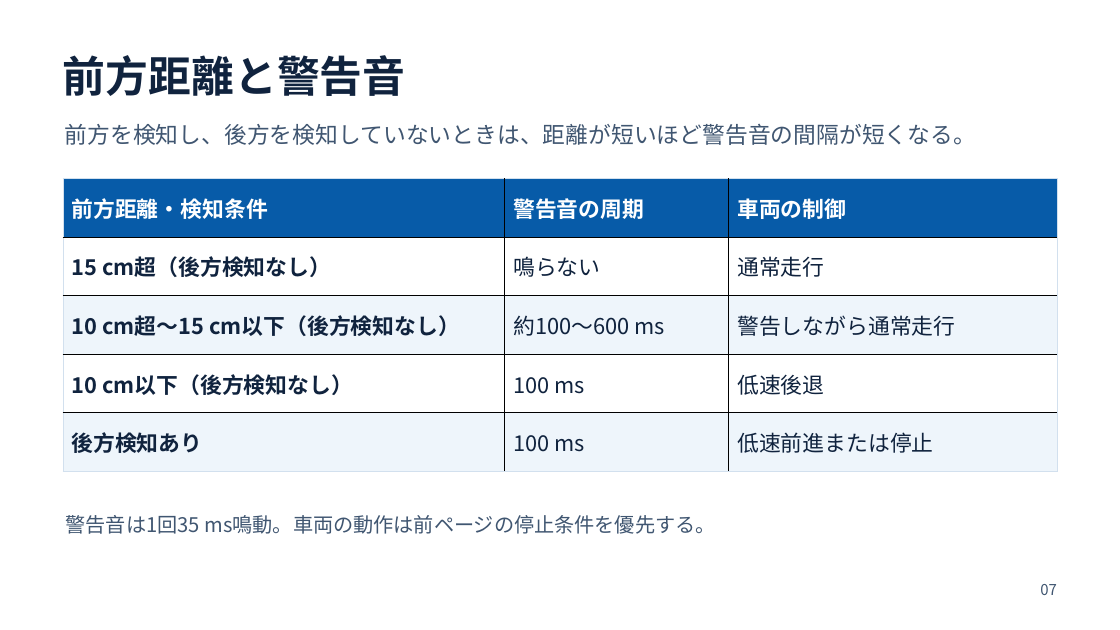
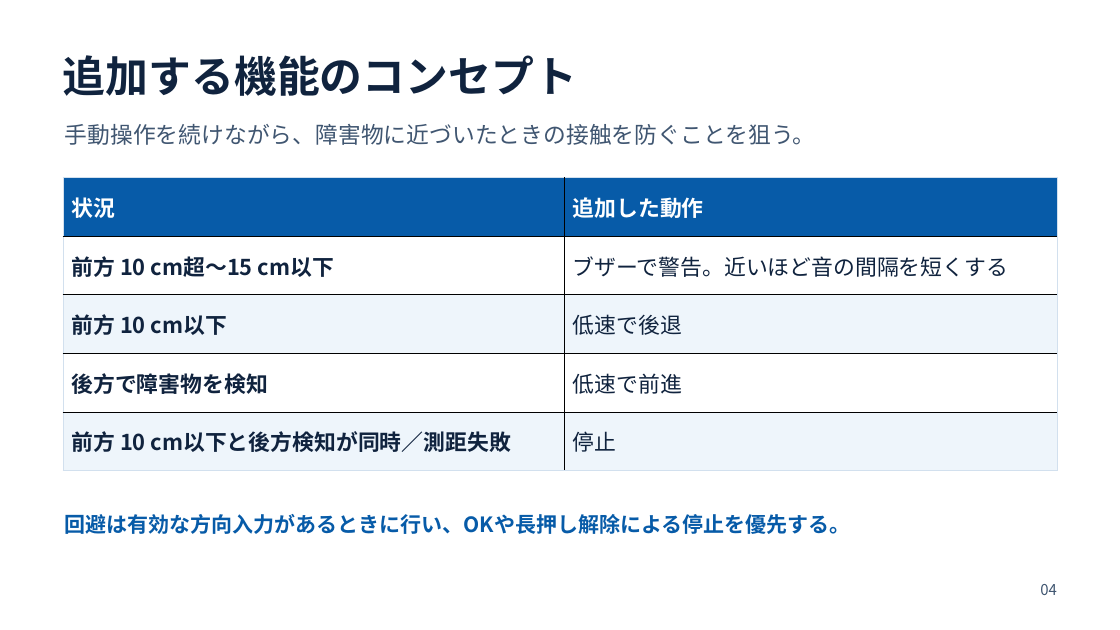
Before and after one commit to aaa1550/-, a slide deck: slide 4 of docs/files/OSOYOO_robot_car_presentation.pptx (slide 7 before the commit). Drawn at 1120x630 pixels with LibreOffice and Linux fonts; fonts in the diff are those of the drawing. Boxes give left, top, right and bottom in pixels: in the first picture for what was removed or moved away, otherwise in the second. Text is boxed around its words. In the diff, an @@ line names an element or a change of style, - is before the commit and + after.

```diff
--- a/docs/files/OSOYOO_robot_car_presentation.pptx
+++ b/docs/files/OSOYOO_robot_car_presentation.pptx
@@ text at <box>63,55,577,96</box>: text changed @@
-前方距離と警告音
+追加する機能のコンセプト
@@ text at <box>65,124,816,145</box>: text changed @@
-前方を検知し、後方を検知していないときは、距離が短いほど警告音の間隔が短くなる。
+手動操作を続けながら、障害物に近づいたときの接触を防ぐことを狙う。
@@ table at <box>63,177,1057,471</box> @@
-column 1: 前方距離・検知条件 | 15 cm超（後方検知なし） | 10 cm超〜15 cm以下（後方検知なし） | 10 cm以下（後方検知なし） | 後方検知あり
-column 2: 警告音の周期 | 鳴らない | 約100〜600 ms | 100 ms | 100 ms
-column 3: 車両の制御 | 通常走行 | 警告しながら通常走行 | 低速後退 | 低速前進または停止
+column 1: 状況 | 前方 10 cm超〜15 cm以下 | 前方 10 cm以下 | 後方で障害物を検知 | 前方 10 cm以下と後方検知が同時／測距失敗
+column 2: 追加した動作 | ブザーで警告。近いほど音の間隔を短くする | 低速で後退 | 低速で前進 | 停止
@@ text at <box>65,514,851,534</box>: text changed; size 17.2 to 18 pt; text colour #405671 to #075BA8; bold on @@
-警告音は1回35 ms鳴動。車両の動作は前ページの停止条件を優先する。
+回避は有効な方向入力があるときに行い、OKや長押し解除による停止を優先する。
@@ text at <box>1040,584,1057,595</box>: text changed @@
-07
+04
```
Also in this commit, not shown: 2 other slides changed, 5 slides added, 7 slides removed, 1 other file.
